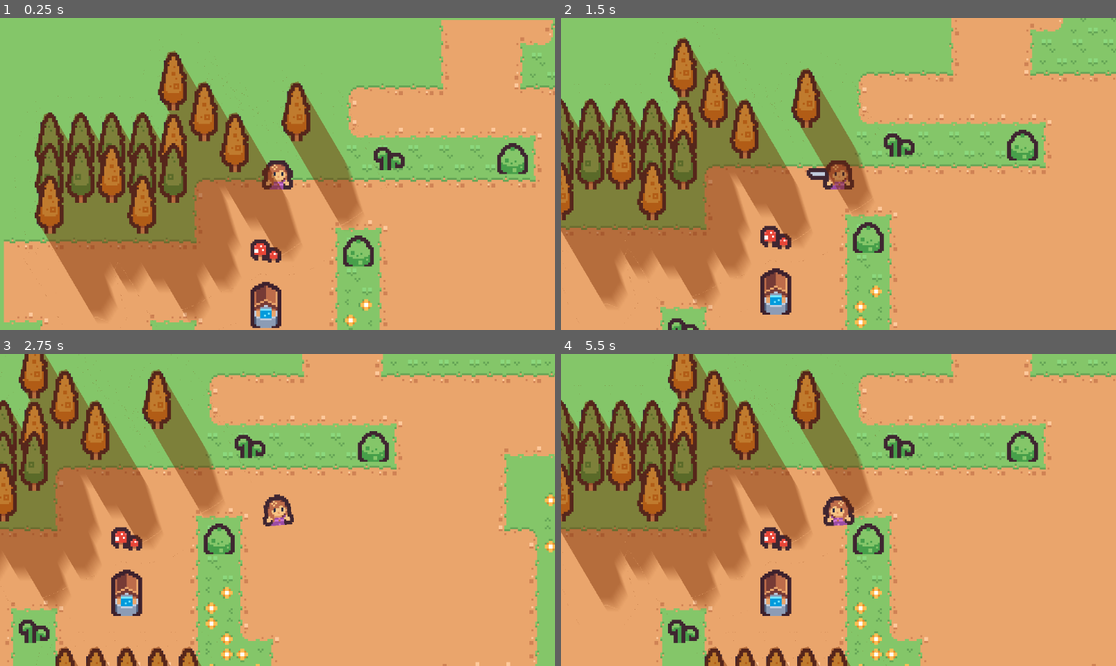
Above: before the commit, frames 1-4 (two rows, left to right).
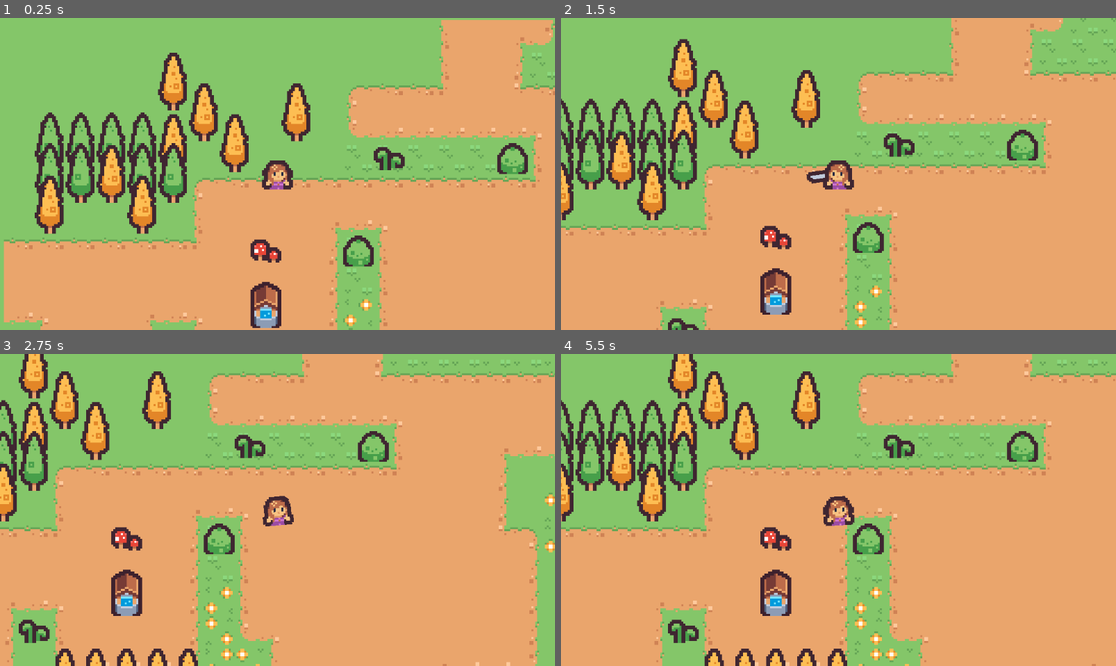
Above: after the commit, the same moments.

Repository: HazardWare/Hazardous-Quest
Game: Godot game, scene res://scenes/world/overworld.tscn
Two runs of this game, one before a commit and one after it. Both use one fixed random seed, a clock stepped at 60 frames per second and the inputs below.
Inputs (mouse positions are in pixels of both pictures, inside the frame that each line leads up to):
- Up to frame 1 (0.25 s): no input
- Up to frame 2 (1.5 s): tap Enter (ui_accept) at 0.5, 0.6, 0.77, 1.07, 1.35 s; move the mouse to (960, 158) at 0.52 s; hold D (walk_right) 0.53-1.28 s; move the mouse to (727, 189) at 1.27 s; hold S (walk_down) from 1.28 s (still down)
- Up to frame 3 (2.75 s): tap Enter (ui_accept) at 1.52, 1.82, 2.1 s; move the mouse to (333, 441) at 2.02 s; release S (walk_down) at 2.03 s; hold D (walk_right) from 2.03 s (still down)
- Up to frame 4 (5.5 s): move the mouse to (810, 572) at 2.77 s; release D (walk_right) at 2.78 s; hold W (walk_up) 2.78-3.53 s; tap Enter (ui_accept) at 2.85, 3.02, 3.32, 3.6, 3.77, 4.07, 4.35, 4.52, 4.82, 5.1 s; move the mouse to (1005, 556) at 3.52 s; hold A (walk_left) 3.53-5.03 s; move the mouse to (672, 463) at 4.27 s; move the mouse to (866, 510) at 5.02 s; hold S (walk_down) from 5.03 s (still down)

The runs differ from the first frame. In frame 1, 21% of the frame differs, in the area x 2-70%, y 6-99%; in frame 2, 21%; in frame 3, 15%; in frame 4, 21%.

Commit message:
Refined stuff

Diff:
--- a/resources/tileset_overworld.tres
+++ b/resources/tileset_overworld.tres
@@ -5,10 +5,10 @@
 [ext_resource type="Texture2D" uid="uid://cbg3mvy6p8r7o" path="res://assets/tilemaps/tile_war.png" id="3_iktnb"]
 
 [sub_resource type="OccluderPolygon2D" id="OccluderPolygon2D_iktnb"]
-polygon = PackedVector2Array(-3, -23, 1, -24, 8, -1, 3, 7, -3, 7, -3, 4, -8, -2)
+polygon = PackedVector2Array(-5, 6, 1, 6, 1, 5, 7, 5, 7, 4, 8, 4, 8, -1, 7, -1, 7, -2, 6, -2, 6, -3, 1, -3, 1, -4, 0, -4, 0, -5, -1, -5, -1, -6, -6, -6, -6, -5, -7, -5, -7, -4, -8, -4, -8, 1, -7, 1, -7, 2, -5, 2)
 
 [sub_resource type="OccluderPolygon2D" id="OccluderPolygon2D_25qho"]
-polygon = PackedVector2Array(-3, -23, 1, -24, 8, -1, 3, 7, -3, 7, -3, 4, -8, -2)
+polygon = PackedVector2Array(-6, 5, 1, 5, 1, 6, 7, 6, 7, 5, 8, 5, 8, 0, 7, 0, 7, -1, 6, -1, 6, -2, 2, -2, 2, -4, 1, -4, 1, -5, 0, -5, 0, -6, -6, -6, -6, -5, -7, -5, -7, -4, -8, -4, -8, 3, -7, 3, -7, 4, -6, 4)
 
 [sub_resource type="TileSetAtlasSource" id="TileSetAtlasSource_5ucdx"]
 resource_name = "Town"
@@ -87,12 +87,10 @@
 4:0/size_in_atlas = Vector2i(1, 2)
 4:0/0 = 0
 4:0/0/texture_origin = Vector2i(0, 8)
-4:0/0/occlusion_layer_0/polygon_0/polygon = SubResource("OccluderPolygon2D_25qho")
 4:0/0/physics_layer_0/polygon_0/points = PackedVector2Array(-7, 2, 7, 2, 3, 7, -3, 7)
 3:0/size_in_atlas = Vector2i(1, 2)
 3:0/0 = 0
 3:0/0/texture_origin = Vector2i(0, 8)
-3:0/0/occlusion_layer_0/polygon_0/polygon = SubResource("OccluderPolygon2D_iktnb")
 3:0/0/physics_layer_0/polygon_0/points = PackedVector2Array(-6, -1, -3, -4, 3, -4, 6, -1, 6, 6, 3, 8, -3, 8, -6, 6)
 3:3/0 = 0
 3:3/0/terrain_set = 0
@@ -237,7 +235,9 @@
 2:10/0/terrains_peering_bit/top_side = 2
 5:0/0 = 0
 5:1/0 = 0
+5:1/0/occlusion_layer_0/polygon_0/polygon = SubResource("OccluderPolygon2D_iktnb")
 5:2/0 = 0
+5:2/0/occlusion_layer_0/polygon_0/polygon = SubResource("OccluderPolygon2D_25qho")
 6:2/0 = 0
 6:2/0/terrain_set = 0
 6:2/0/terrain = 3
--- a/scenes/player/player.gd
+++ b/scenes/player/player.gd
@@ -4,13 +4,14 @@
 
 func _physics_process(delta: float) -> void:
 
-	if (velocity.x < 0):
-		$AnimatedSprite2D.flip_h = true
-	elif velocity.x > 0:
-		$AnimatedSprite2D.flip_h = false
 
+	#Looking nice stuff
 	if velocity.length() > 0 and not $Arm/Attack.is_playing():
 		$AnimationPlayer.play('walk')
+		if (velocity.x < 0):
+			$AnimatedSprite2D.flip_h = true
+		elif velocity.x > 0:
+			$AnimatedSprite2D.flip_h = false
 	else:
 		$AnimationPlayer.pause()
 
@@ -22,15 +23,16 @@
 
 		# Rotate the sword toward the mouse
 		var angleToTheMouse = get_global_mouse_position().angle_to_point(position)
-		print(  snapped( rad_to_deg(angleToTheMouse) + 180 , validSwordAngleStep) )
 		$Arm.rotation = deg_to_rad( snapped( rad_to_deg(angleToTheMouse) + 180 , validSwordAngleStep) )
 	else:
 		velocity = Vector2.ZERO
 
-	# Debug:
+	# Jab:
 	if Input.is_action_just_pressed("ui_accept"):
 		$AnimationPlayer.play("RESET")
 		$Arm/Attack.play("jab")
 
+		var lookingLeft = snapped( rad_to_deg(get_global_mouse_position().angle_to_point(position)) + 180 , 180) == 180
+		$AnimatedSprite2D.flip_h = lookingLeft
 
 	move_and_slide()
--- a/scenes/player/player.tscn
+++ b/scenes/player/player.tscn
@@ -61,6 +61,47 @@
 &"walk": SubResource("Animation_dovo2")
 }
 
+[sub_resource type="Animation" id="Animation_75vfm"]
+length = 0.001
+tracks/0/type = "value"
+tracks/0/imported = false
+tracks/0/enabled = true
+tracks/0/path = NodePath("Weapon:position")
+tracks/0/interp = 1
+tracks/0/loop_wrap = true
+tracks/0/keys = {
+"times": PackedFloat32Array(0),
+"transitions": PackedFloat32Array(1),
+"update": 0,
+"values": [Vector2(0, 0)]
+}
+
+[sub_resource type="Animation" id="Animation_p47bc"]
+resource_name = "jab"
+length = 0.3
+tracks/0/type = "value"
+tracks/0/imported = false
+tracks/0/enabled = true
+tracks/0/path = NodePath("Weapon:position")
+tracks/0/interp = 2
+tracks/0/loop_wrap = true
+tracks/0/keys = {
+"times": PackedFloat32Array(0, 0.166667, 0.3),
+"transitions": PackedFloat32Array(1, 1, 1),
+"update": 0,
+"values": [Vector2(0, 0), Vector2(18, 0), Vector2(0, 0)]
+}
+
+[sub_resource type="Animation" id="Animation_lvxji"]
+resource_name = "shield"
+
+[sub_resource type="AnimationLibrary" id="AnimationLibrary_0owmy"]
+_data = {
+&"RESET": SubResource("Animation_75vfm"),
+&"jab": SubResource("Animation_p47bc"),
+&"shield": SubResource("Animation_lvxji")
+}
+
 [sub_resource type="AtlasTexture" id="AtlasTexture_gmlin"]
 atlas = ExtResource("1_8afob")
 region = Rect2(128, 128, 16, 16)
@@ -79,42 +120,27 @@
 [sub_resource type="RectangleShape2D" id="RectangleShape2D_dovo2"]
 size = Vector2(14, 4)
 
-[sub_resource type="Animation" id="Animation_75vfm"]
-length = 0.001
-tracks/0/type = "value"
-tracks/0/imported = false
-tracks/0/enabled = true
-tracks/0/path = NodePath("Weapon:position")
-tracks/0/interp = 1
-tracks/0/loop_wrap = true
-tracks/0/keys = {
-"times": PackedFloat32Array(0),
-"transitions": PackedFloat32Array(1),
-"update": 0,
-"values": [Vector2(0, 0)]
-}
-
-[sub_resource type="Animation" id="Animation_p47bc"]
-resource_name = "jab"
-length = 0.3
-tracks/0/type = "value"
-tracks/0/imported = false
-tracks/0/enabled = true
-tracks/0/path = NodePath("Weapon:position")
-tracks/0/interp = 2
-tracks/0/loop_wrap = true
-tracks/0/keys = {
-"times": PackedFloat32Array(0, 0.166667, 0.3),
-"transitions": PackedFloat32Array(1, 1, 1),
-"update": 0,
-"values": [Vector2(0, 0), Vector2(18, 0), Vector2(0, 0)]
-}
-
-[sub_resource type="AnimationLibrary" id="AnimationLibrary_0owmy"]
-_data = {
-&"RESET": SubResource("Animation_75vfm"),
-&"jab": SubResource("Animation_p47bc")
-}
+[sub_resource type="AtlasTexture" id="AtlasTexture_lvxji"]
+atlas = ExtResource("1_8afob")
+region = Rect2(96, 128, 16, 16)
+
+[sub_resource type="AtlasTexture" id="AtlasTexture_p47bc"]
+atlas = ExtResource("1_8afob")
+region = Rect2(80, 128, 16, 16)
+
+[sub_resource type="SpriteFrames" id="SpriteFrames_p47bc"]
+animations = [{
+"frames": [{
+"duration": 1.0,
+"texture": SubResource("AtlasTexture_lvxji")
+}, {
+"duration": 1.0,
+"texture": SubResource("AtlasTexture_p47bc")
+}],
+"loop": true,
+"name": &"shield",
+"speed": 5.0
+}]
 
 [sub_resource type="RectangleShape2D" id="RectangleShape2D_gmlin"]
 size = Vector2(13, 12)
@@ -123,6 +149,7 @@
 y_sort_enabled = true
 collision_mask = 30
 script = ExtResource("1_dovo2")
+validSwordAngleStep = 0.0
 
 [node name="AnimatedSprite2D" type="AnimatedSprite2D" parent="."]
 texture_filter = 1
@@ -144,6 +171,12 @@
 
 [node name="Arm" type="Node2D" parent="."]
 
+[node name="Attack" type="AnimationPlayer" parent="Arm"]
+libraries = {
+&"": SubResource("AnimationLibrary_0owmy")
+}
+speed_scale = 2.0
+
 [node name="Weapon" type="AnimatedSprite2D" parent="Arm"]
 z_index = -1
 texture_filter = 1
@@ -157,11 +190,14 @@
 shape = SubResource("RectangleShape2D_dovo2")
 debug_color = Color(1, 0, 0, 0.392157)
 
-[node name="Attack" type="AnimationPlayer" parent="Arm"]
-libraries = {
-&"": SubResource("AnimationLibrary_0owmy")
-}
-speed_scale = 2.0
+[node name="Shield" type="AnimatedSprite2D" parent="Arm"]
+visible = false
+texture_filter = 1
+position = Vector2(0, 1)
+sprite_frames = SubResource("SpriteFrames_p47bc")
+animation = &"shield"
+frame = 1
+frame_progress = 0.653446
 
 [node name="HitBox" type="Area2D" parent="."]
 rotation = -1.5708
--- a/scenes/world/overworld.tscn
+++ b/scenes/world/overworld.tscn
@@ -8,13 +8,13 @@
 
 [sub_resource type="GradientTexture2D" id="GradientTexture2D_fxtkv"]
 gradient = SubResource("Gradient_373mm")
-fill_to = Vector2(0.166667, 0)
+fill_to = Vector2(0.107527, 0)
 
 [sub_resource type="ShaderMaterial" id="ShaderMaterial_h0wcu"]
 shader = ExtResource("3_373mm")
-shader_parameter/color = Color(0.451347, 0.153233, 0, 0.443137)
-shader_parameter/angle = 210.337
-shader_parameter/max_dist = 55.096
+shader_parameter/color = Color(0, 0, 0, 0.443137)
+shader_parameter/angle = 182.022
+shader_parameter/max_dist = 2.594
 shader_parameter/gradientTexture = SubResource("GradientTexture2D_fxtkv")
 
 [node name="Overworld" type="Node2D"]
@@ -37,7 +37,8 @@
 [node name="Player" parent="." instance=ExtResource("2_het3u")]
 position = Vector2(-9, -13)
 
-[node name="Polygon2D" type="Polygon2D" parent="Player"]
+[node name="ShadowShader" type="Polygon2D" parent="Player"]
+visible = false
 z_index = 3
 material = SubResource("ShaderMaterial_h0wcu")
 position = Vector2(9, 13)
Not shown: 1 places in scenes/player/player.tscn that only renumber resources
